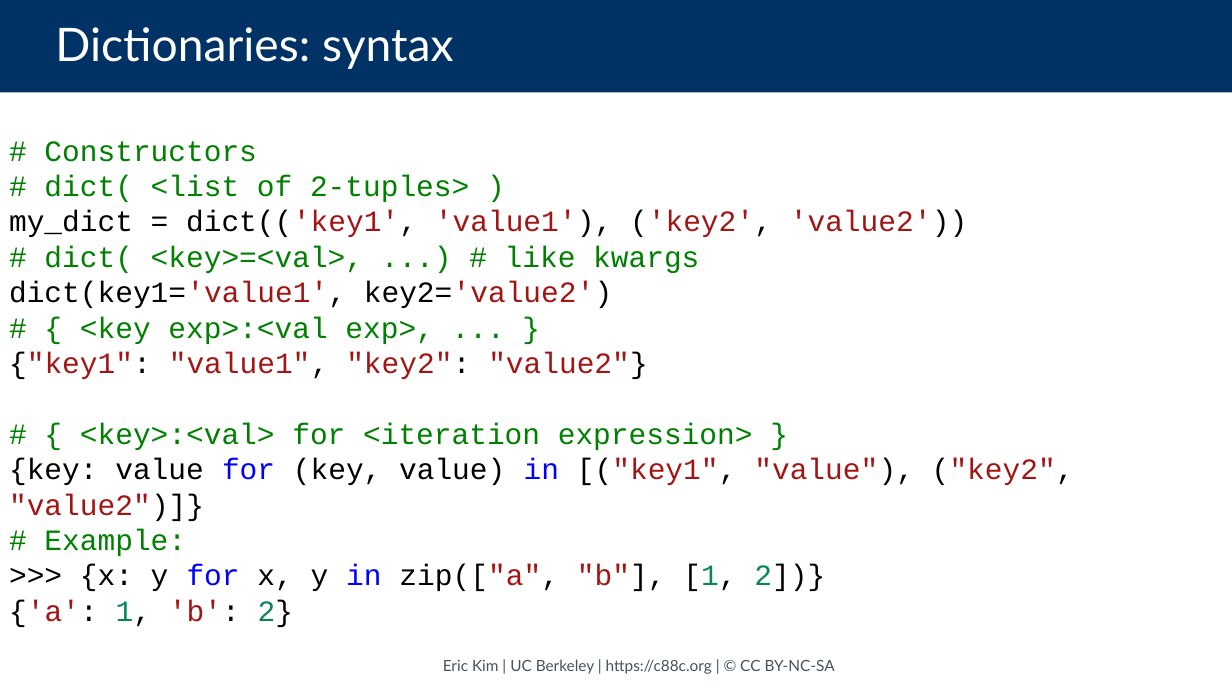
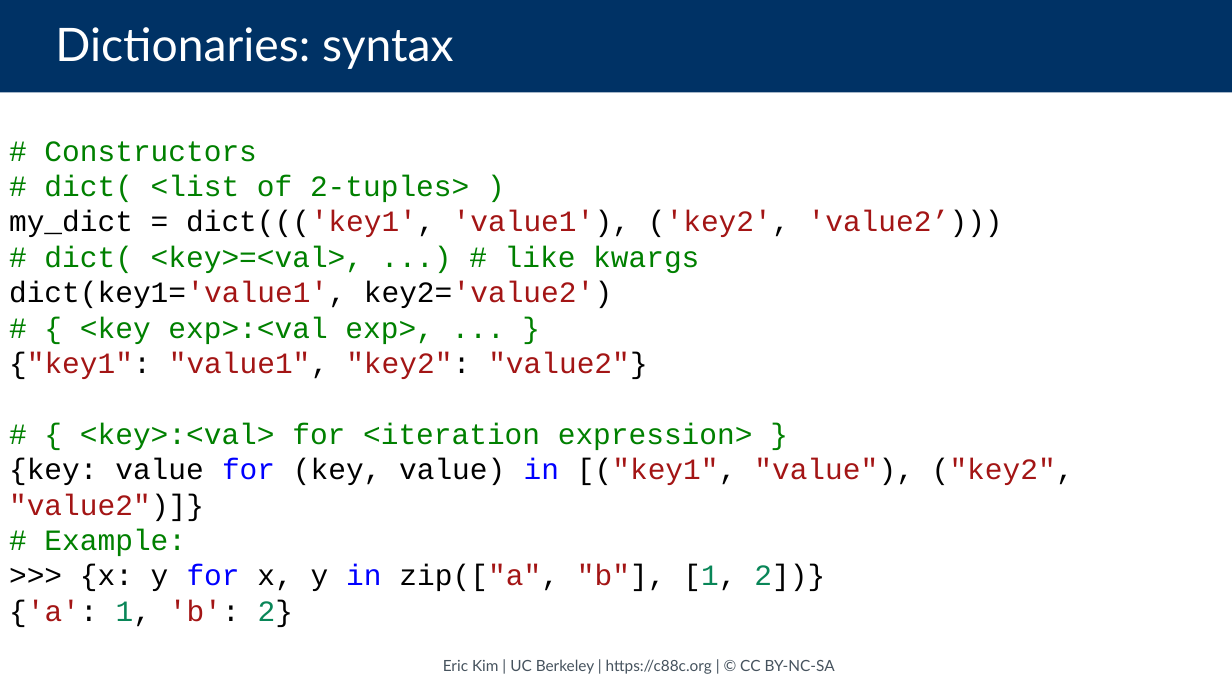
Before and after one commit to cs88-website/su24, a slide deck: slide 18 of assets/slides/su24/08-Environments_Mutable_Data.pptx. Drawn at 1232x693 pixels with LibreOffice and Linux fonts; fonts in the diff are those of the drawing. Boxes give left, top, right and bottom in pixels: in the first picture for what was removed or moved away, otherwise in the second. Text is boxed around its words. In the diff, an @@ line names an element or a change of style, - is before the commit and + after.

```diff
--- a/assets/slides/su24/08-Environments_Mutable_Data.pptx
+++ b/assets/slides/su24/08-Environments_Mutable_Data.pptx
@@ text at (9, 210, 1003, 237): text changed @@
-my_dict = dict(('key1', 'value1'), ('key2', 'value2'))
+my_dict = dict((('key1', 'value1'), ('key2', 'value2’)))
```
Also in this commit, not shown: 1 other slide changed, 13 slides removed, 3 other files.
